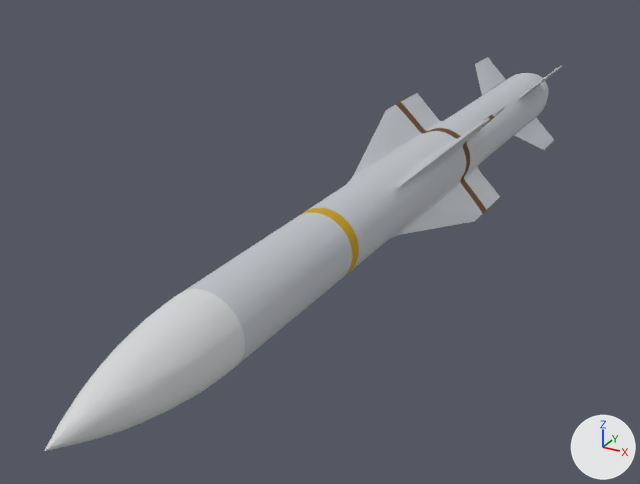
The glTF model aircraft/super530d/super530d.glb as it was, and as the next commit left it.
One viewpoint serves both versions: a 50 mm camera at (1.35, -3.06, 1.25) aimed at (-0.23, -0.17, -0.19). Lighting does not change. The marker at lower right points along +X, +Y and +Z. The first picture is the older version. Where no turn or scale is listed for an object, it has been applied to the vertices. Vertices at exactly the same position are counted once.

Before the edit, the objects in view are built like this:
```python
ob_airframe = bpy.data.objects.new('airframe', me_airframe)
ob_airframe.location = (0.0, 0.0, 0.0)
ob_fsim_fin_1916934482_1_elevator_aileron_1_rudder__1__20_20 = bpy.data.objects.new('fsim:fin:1916934482:1|elevator+aileron:1+rudder:-1@-20,20', me_tail_fin_lower_tail_fin_lower_left)
ob_fsim_fin_1916934482_1_elevator_aileron_1_rudder__1__20_20.location = (0.09, 1.5, -0.09)
ob_fsim_fin_3419906077_1_elevator_aileron_1_rudder_1__20_20 = bpy.data.objects.new('fsim:fin:3419906077:1|elevator+aileron:1+rudder:1@-20,20', me_tail_fin_upper_tail_fin_upper_left)
ob_fsim_fin_3419906077_1_elevator_aileron_1_rudder_1__20_20.location = (0.09, 1.5, 0.09)
ob_fsim_fin_453677541_1_elevator_aileron__1_rudder__1__20_20 = bpy.data.objects.new('fsim:fin:453677541:1|elevator+aileron:-1+rudder:-1@-20,20', me_tail_fin_upper_tail_fin_upper_right)
ob_fsim_fin_453677541_1_elevator_aileron__1_rudder__1__20_20.location = (-0.09, 1.5, 0.09)
```
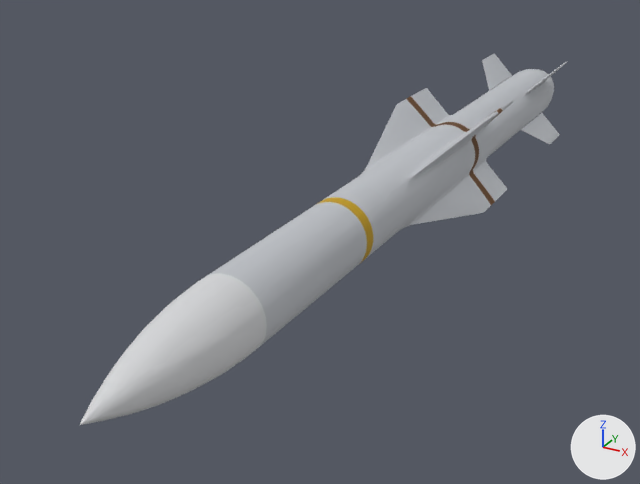
What changed in the scene script:
```text
Change me_airframe:
    used by ob_airframe; location = (0.0, 0.0, 0.0)
    remove me_airframe.from_pydata(...)  # 36747 vertices, 73490 faces; spans x -0.22..0.22, y -1.9..1.9, z -0.22..0.22
    add me_airframe.from_pydata(...)  # 36747 vertices, 73490 faces; spans x -0.22..0.22, y -1.78..2.01, z -0.22..0.22
    me_airframe part 1: the whole mesh is moved by (0.0, 0.11, 0.0)
Change ob_fsim_fin_453677541_1_elevator_aileron__1_rudder__1__20_20:
    ob_fsim_fin_453677541_1_elevator_aileron__1_rudder__1__20_20.location: (-0.09, 1.5, 0.09) -> (-0.09, 1.614, 0.09)
Change ob_fsim_fin_3419906077_1_elevator_aileron_1_rudder_1__20_20:
    ob_fsim_fin_3419906077_1_elevator_aileron_1_rudder_1__20_20.location: (0.09, 1.5, 0.09) -> (0.09, 1.614, 0.09)
Change ob_fsim_fin_1916934482_1_elevator_aileron_1_rudder__1__20_20:
    ob_fsim_fin_1916934482_1_elevator_aileron_1_rudder__1__20_20.location: (0.09, 1.5, -0.09) -> (0.09, 1.614, -0.09)
```

Pixel boxes [x1, y1, x2, y2] of what changed, in the pictures (640 x 484 px):
'airframe', moved: before [45, 73, 549, 451]; after [80, 69, 554, 425]
'fsim:fin:1916934482:1|elevator+aileron:1+rudder:-1@-20,20', moved: before [514, 118, 554, 150]; after [521, 113, 560, 145]
'fsim:fin:453677541:1|elevator+aileron:-1+rudder:-1@-20,20', moved: before [475, 57, 506, 95]; after [482, 53, 512, 91]
'fsim:fin:3419906077:1|elevator+aileron:1+rudder:1@-20,20', moved: before [519, 65, 562, 99]; after [524, 61, 568, 95]
